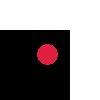
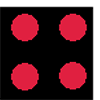
Revision of a layered 100 × 100 image; what changed, layer by layer:
removed layer "holes-colored" over [0, 13, 92, 100]
showed group "holes" (5 layers) over [0, 6, 94, 100]
added layer "Layer 17 copy 2" in group "holes" over [10, 62, 40, 91]
added layer "Layer 17 copy" in group "holes" over [58, 60, 88, 91]
added layer "Layer 17 copy 3" in group "holes" over [10, 12, 40, 42]
added layer "Layer 17" in group "holes" over [58, 12, 88, 43]
renamed "Ellipse 2 copy" to "one-hole", painted on it over [0, 6, 94, 100]
